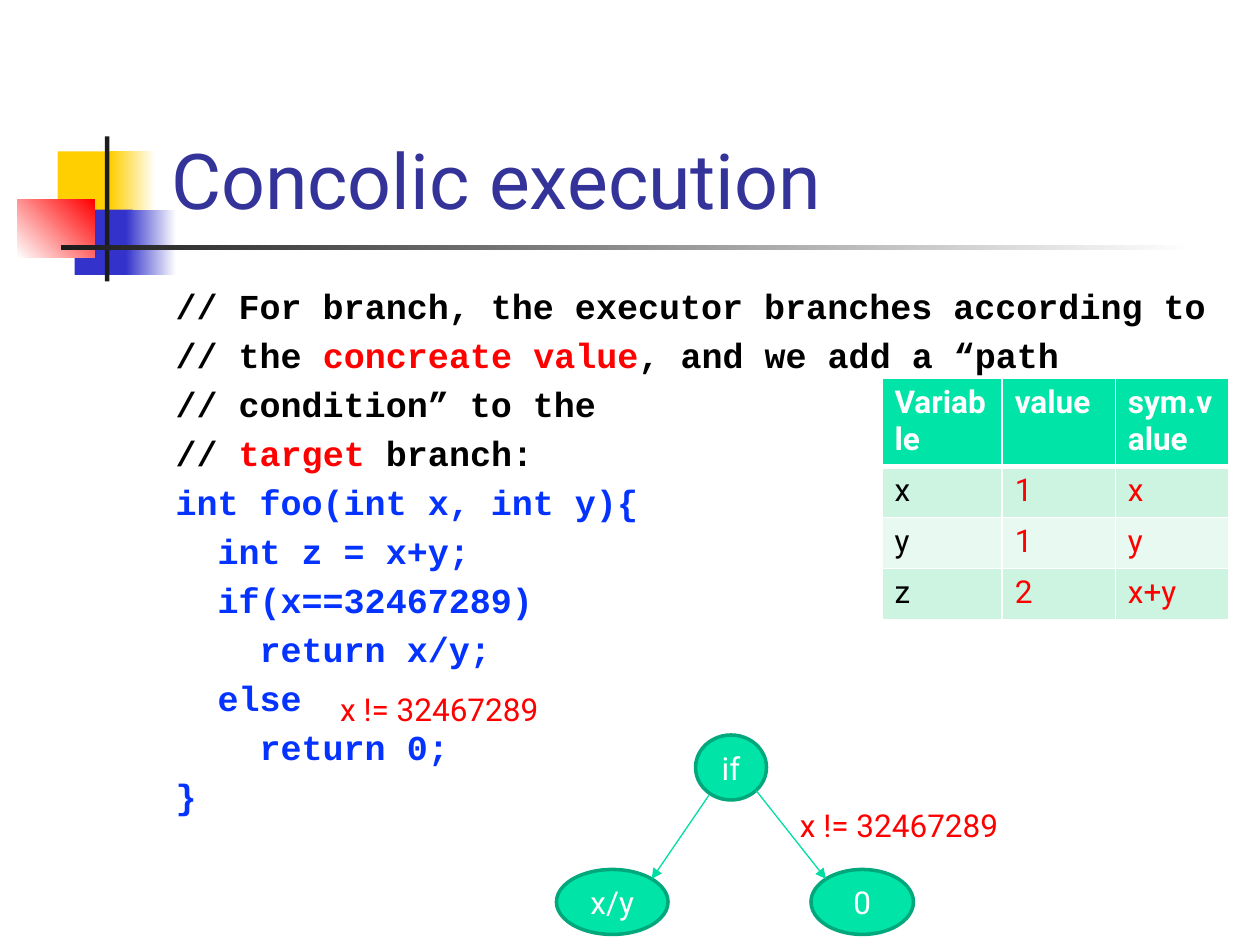
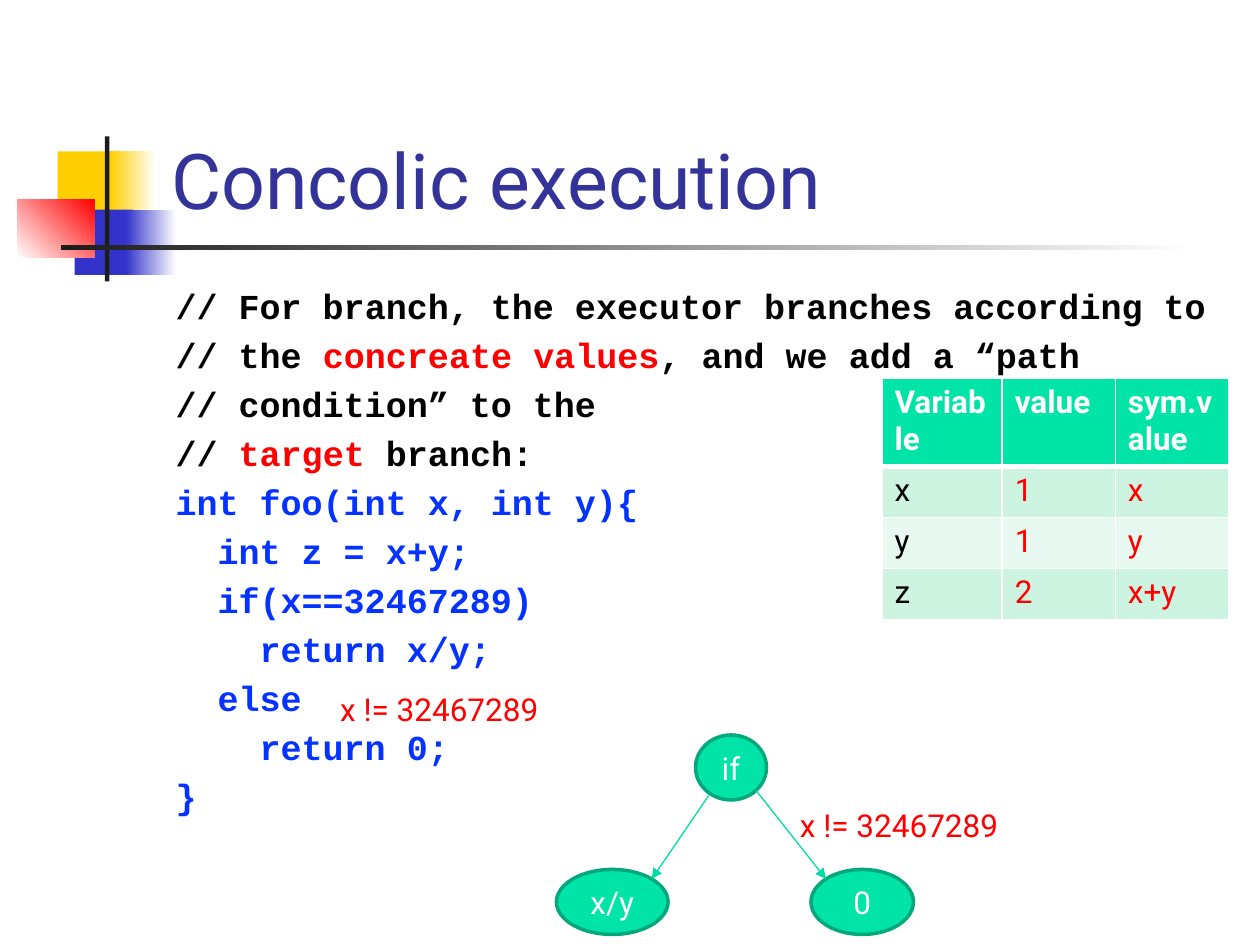
Before and after one commit to csslab-ustc/csslab-ustc.github.io, a slide deck: slide 12 of courses/theory/2022-spring/slides/lec18-concolic.pptx. Drawn at 1260x945 pixels with LibreOffice and Linux fonts; fonts in the diff are those of the drawing. Boxes give left, top, right and bottom in pixels: in the first picture for what was removed or moved away, otherwise in the second. Text is boxed around its words. In the diff, an @@ line names an element or a change of style, - is before the commit and + after.

```diff
--- a/courses/theory/2022-spring/slides/lec18-concolic.pptx
+++ b/courses/theory/2022-spring/slides/lec18-concolic.pptx
@@ text at (x1=239, y1=343, x2=1080, y2=376): text changed @@
-// the concreate value, and we add a “path
+// the concreate values, and we add a “path
```
Also in this commit, not shown: 11 other slides changed, 2 other files.
